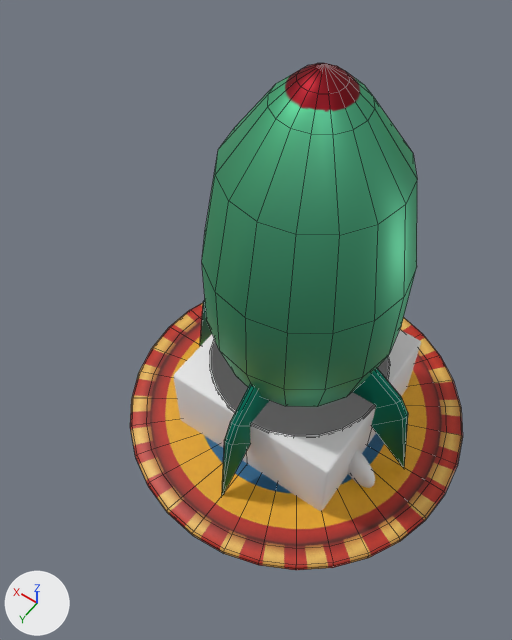
An edit to the Blender file addon/assets/objects.blend, drawn before and after from the same camera.
The view is the same before and after, from a 50 mm camera at (-2.24, 3.96, 7.45) aimed at (0.36, 0.32, 1.73). Every picture has the same lights, and +X, +Y and +Z are marked at lower left. The first picture is the older version. Mesh edges are drawn as thin lines on the coarser meshes.

The first picture shows 'BOUNCE_PAD', 'CUBE', 'CYLINDER', 'ROCKET' and 1 more.
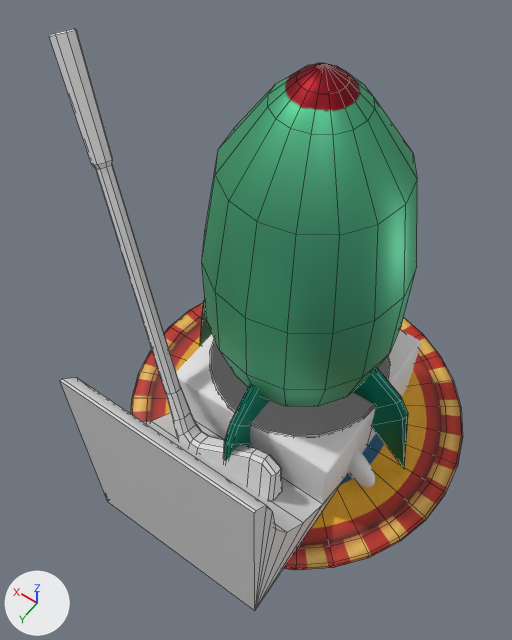
What differs and where, as boxes [x1, y1, x2, y2] in the pictures (512 x 640 px):
'RAMP', added: after [60, 378, 348, 611]
'GOLF_CLUB', added: after [49, 29, 282, 501]

What changed in the scene script:
```text
Add me_cylinder_005:
    me_cylinder_005.from_pydata(...)  # 96 vertices, 87 faces; spans x -0.62..2.51, y 0.18..1.52, z 0.21..4.24
    me_cylinder_005.materials.append(mat_base_material)  # white #e7e7e7
Add me_cylinder_002:
    me_cylinder_002.from_pydata(...)  # 22 vertices, 27 faces; spans x -1.0..1.0, y 0.0..2.25, z 0.0..2.44
    me_cylinder_002.polygons.foreach_set('use_smooth', [True] * 27)
    me_cylinder_002.materials.append(mat_base_material)  # white #e7e7e7
Add ob_golf_club:
    ob_golf_club = bpy.data.objects.new('GOLF_CLUB', me_cylinder_005)
    ob_golf_club.location = (0.0, 0.0, 0.0)
Add ob_ramp:
    ob_ramp = bpy.data.objects.new('RAMP', me_cylinder_002)
    ob_ramp.location = (0.0, 0.0, 0.0)
```
